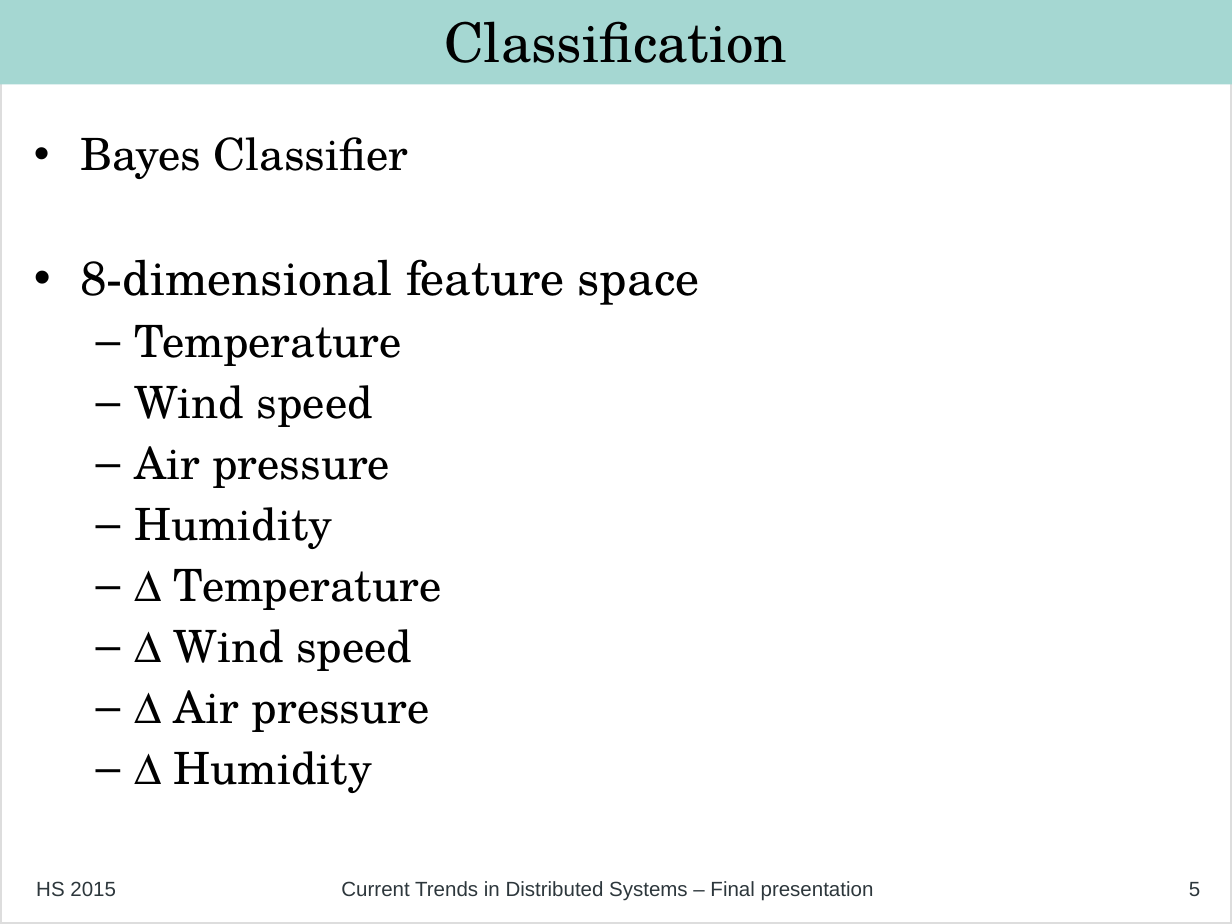
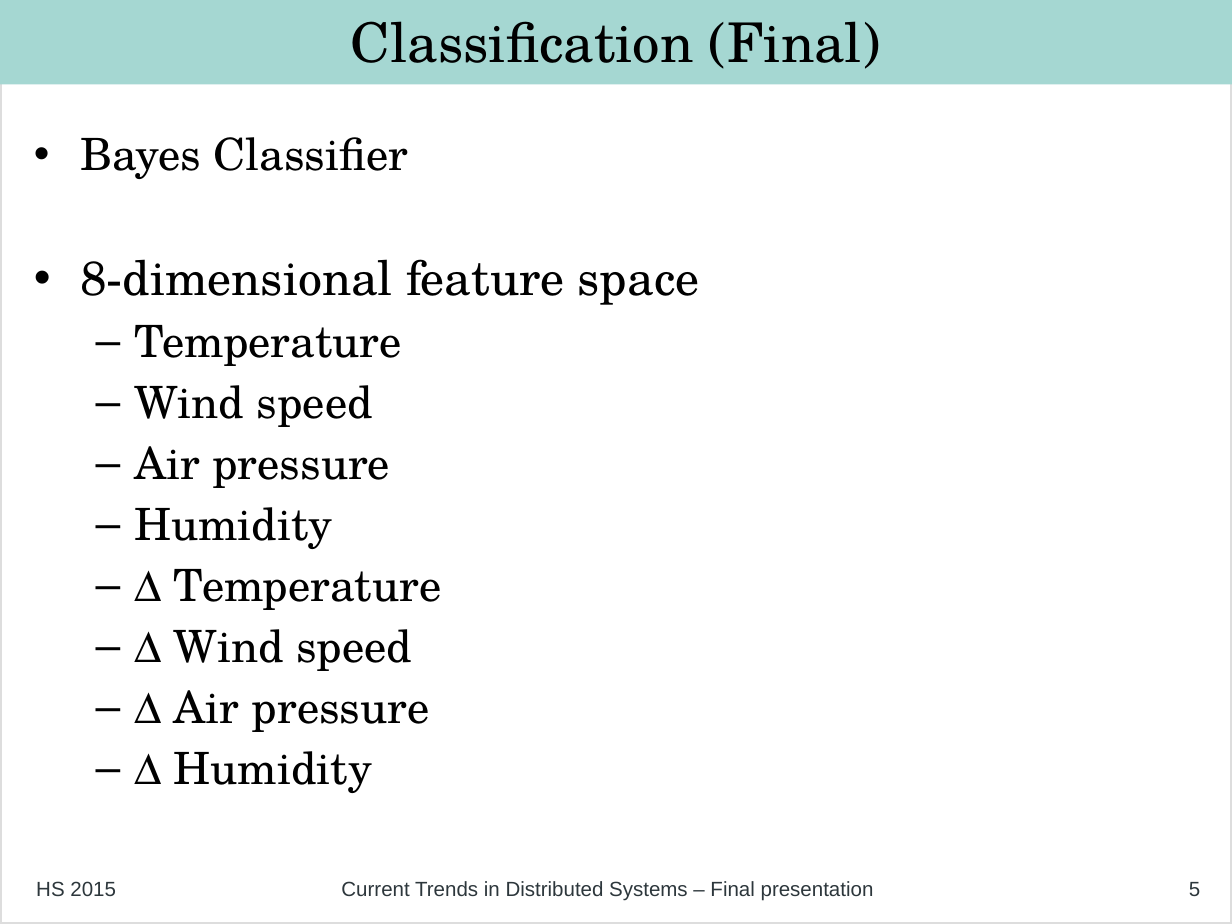
Before and after one commit to philipp-oldenburg/ctds-storm, a slide deck: slide 5 of Project-Weather-Station/FinalPresentation/Final Presentation - Simon.odp. Drawn at 1232x924 pixels with LibreOffice and Linux fonts; fonts in the diff are those of the drawing. Boxes give left, top, right and bottom in pixels: in the first picture for what was removed or moved away, otherwise in the second. Text is boxed around its words. In the diff, an @@ line names an element or a change of style, - is before the commit and + after.

```diff
--- a/Project-Weather-Station/FinalPresentation/Final Presentation - Simon.odp
+++ b/Project-Weather-Station/FinalPresentation/Final Presentation - Simon.odp
@@ title at (351,21,880,69): text changed @@
-Classification
+Classification (Final)
```
Also in this commit, not shown: 1 other slide changed, 1 slide added.
